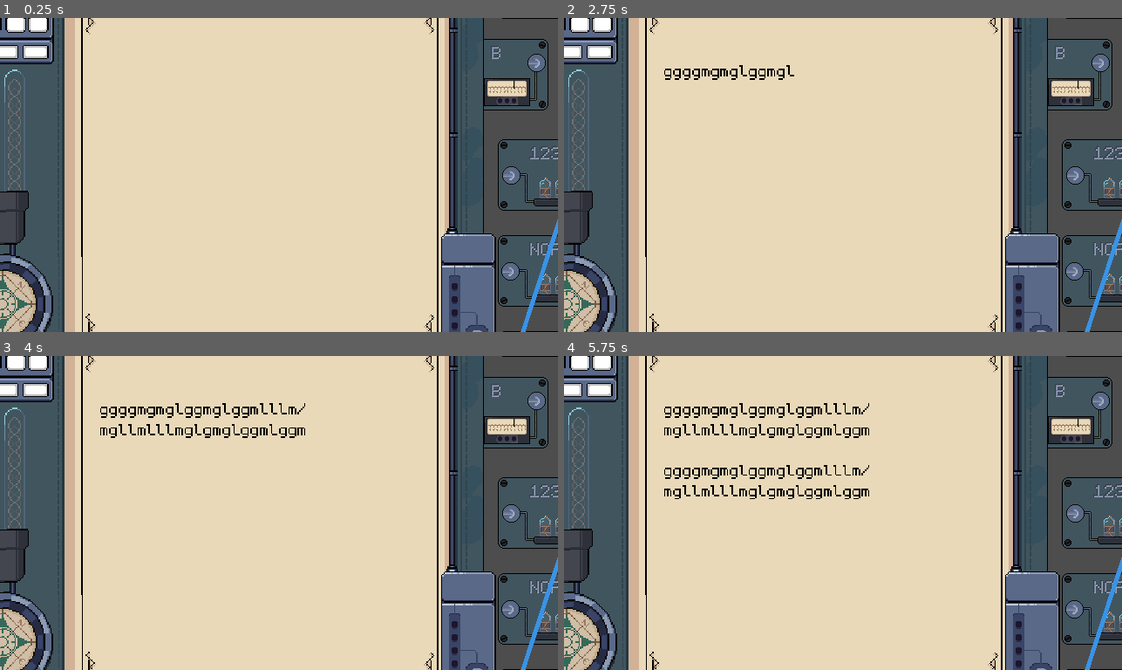
Above: before the commit, frames 1-4 (two rows, left to right).
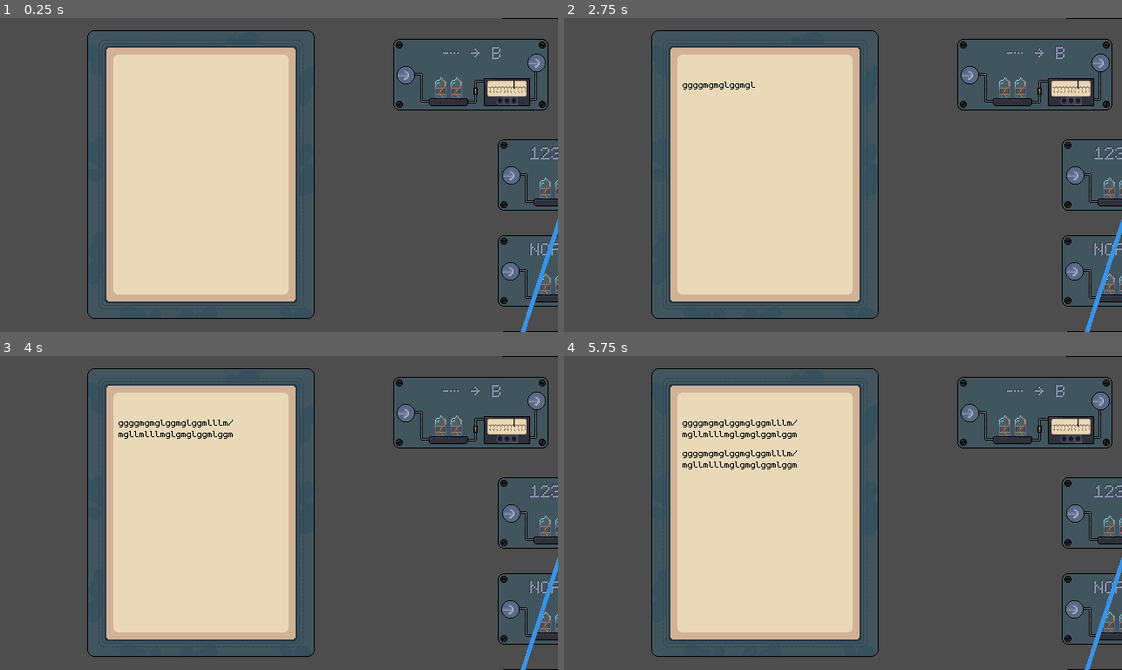
Above: after the commit, the same moments.

Repository: Limit-sest/wiretap
Game: Godot game, scene res://main.tscn
Two runs of this game, one before a commit and one after it. Both use one fixed random seed, a clock stepped at 60 frames per second and the inputs below.
Inputs (mouse positions are in pixels of both pictures, inside the frame that each line leads up to):
- Up to frame 1 (0.25 s): no input
- Up to frame 2 (2.75 s): tap Enter at 0.5, 2 s; move the mouse to (826, 175) at 0.52 s; hold Right 0.53-1.28 s; tap Alt at 0.6, 2.1 s; click (826, 175) at 0.67 s; tap Space at 1.25 s; move the mouse to (1071, 175) at 1.27 s; hold Down 1.28-2.03 s; tap Shift at 1.35 s; click (1071, 175) at 1.42 s; move the mouse to (1099, 61) at 2.02 s; hold Right from 2.03 s (still down); click (1099, 61) at 2.17 s
- Up to frame 3 (4 s): move the mouse to (407, 412) at 2.77 s; release Right at 2.78 s; hold Up 2.78-3.53 s; tap Shift at 2.85 s; click (407, 412) at 2.92 s; tap Space at 3.5 s; move the mouse to (507, 610) at 3.52 s; hold Left from 3.53 s (still down); tap Alt at 3.6 s; click (507, 610) at 3.67 s
- Up to frame 4 (5.75 s): tap Enter at 4.25 s; move the mouse to (675, 465) at 4.27 s; tap Shift at 4.35 s; tap Space at 5 s; move the mouse to (870, 513) at 5.02 s; release Left at 5.03 s; hold Down from 5.03 s (still down); tap Alt at 5.1 s; click (870, 513) at 5.17 s

The runs differ from the first frame. In frame 1, 54% of the frame differs, in the area x 0-89%, y 0-100%; in frame 2, 54%; in frame 3, 55%; in frame 4, 56%.

Commit message:
Use different tty sprite

Diff:
--- a/scripts/signal_manager.gd
+++ b/scripts/signal_manager.gd
@@ -43,7 +43,7 @@
 		if !next_node:
 			break
 		elif next_node.get_parent().name == "Display":
-			%"tty/Main panel/tty".print_tty(working_string)
+			%"tty/Sprite2D/tty".print_tty(working_string)
 		var linked_port = _get_linked_port(next_node)
 		current_node = linked_port[0]
 		if !current_node: break
--- a/scripts/tty.gd
+++ b/scripts/tty.gd
@@ -9,9 +9,6 @@
 		append_text("\n\n")
 		print_index = 0
 
-#func _on_button_toggled(toggled_on: bool) -> void:
-	#pass
-
 func _process(_delta: float) -> void:
 	if print_index != -1:
 		append_text(string_print[print_index])
--- a/tty.tscn
+++ b/tty.tscn
@@ -1,52 +1,27 @@
-[gd_scene load_steps=7 format=3 uid="uid://chijpwqlktb06"]
+[gd_scene load_steps=4 format=3 uid="uid://chijpwqlktb06"]
 
-[ext_resource type="Texture2D" uid="uid://cgc21oajcql6g" path="res://assets/Sprites/Pixel Map/0.png" id="1_g1aup"]
-[ext_resource type="Script" uid="uid://5v1pgaho47gh" path="res://scripts/bulb_controller.gd" id="2_lqweq"]
 [ext_resource type="FontFile" uid="uid://yf0sdapmf0uv" path="res://assets/monogram-extended.ttf" id="3_sjsyk"]
+[ext_resource type="Texture2D" uid="uid://8b01gwewrd77" path="res://assets/Sprites/Custom/tty.png" id="3_u8rn0"]
 [ext_resource type="Script" uid="uid://bb41npcv61isl" path="res://scripts/tty.gd" id="4_f1to4"]
-[ext_resource type="Texture2D" uid="uid://bdrymm1ipm8qu" path="res://assets/Sprites/Content/Power Hub/7.png" id="5_iqqan"]
-[ext_resource type="Texture2D" uid="uid://d3vgqqftrcdmo" path="res://assets/Sprites/Content/Bulb/1.png" id="6_co66w"]
 
 [node name="Node2D" type="Node2D"]
 
-[node name="Main panel" type="Sprite2D" parent="."]
+[node name="Sprite2D" type="Sprite2D" parent="."]
 texture_filter = 1
-scale = Vector2(1.5, 1.5)
-texture = ExtResource("1_g1aup")
-script = ExtResource("2_lqweq")
+texture = ExtResource("3_u8rn0")
 
-[node name="tty" type="RichTextLabel" parent="Main panel"]
-offset_left = -77.0
-offset_top = -119.0
-offset_right = 128.27777
-offset_bottom = 79.05554
-scale = Vector2(1.2, 1.2)
+[node name="tty" type="RichTextLabel" parent="Sprite2D"]
+offset_left = -94.0
+offset_top = -132.0
+offset_right = 95.0
+offset_bottom = 130.0
 theme_override_colors/default_color = Color(0, 0, 0, 1)
+theme_override_constants/paragraph_separation = -2
+theme_override_constants/outline_size = 0
 theme_override_fonts/normal_font = ExtResource("3_sjsyk")
 theme_override_font_sizes/normal_font_size = 16
 bbcode_enabled = true
 scroll_active = false
 scroll_following = true
+autowrap_mode = 2
 script = ExtResource("4_f1to4")
-
-[node name="Timer" type="Timer" parent="Main panel/tty"]
-unique_name_in_owner = true
-wait_time = 0.00999999999999999
-
-[node name="Button" type="Button" parent="Main panel"]
-offset_left = 199.99998
-offset_top = 113.333336
-offset_right = 223.99998
-offset_bottom = 137.33334
-toggle_mode = true
-icon = ExtResource("5_iqqan")
-flat = true
-
-[node name="Bulb" type="Sprite2D" parent="Main panel"]
-visible = false
-position = Vector2(-154, -8.000001)
-texture = ExtResource("6_co66w")
-
-[connection signal="timeout" from="Main panel/tty/Timer" to="Main panel/tty" method="_on_timer_timeout"]
-[connection signal="toggled" from="Main panel/Button" to="Main panel" method="_on_button_toggled"]
-[connection signal="toggled" from="Main panel/Button" to="Main panel/tty" method="_on_button_toggled"]
Binary file added: assets/Sprites/Custom/tty.png
Not shown, added: assets/Sprites/Custom/tty.png.import
